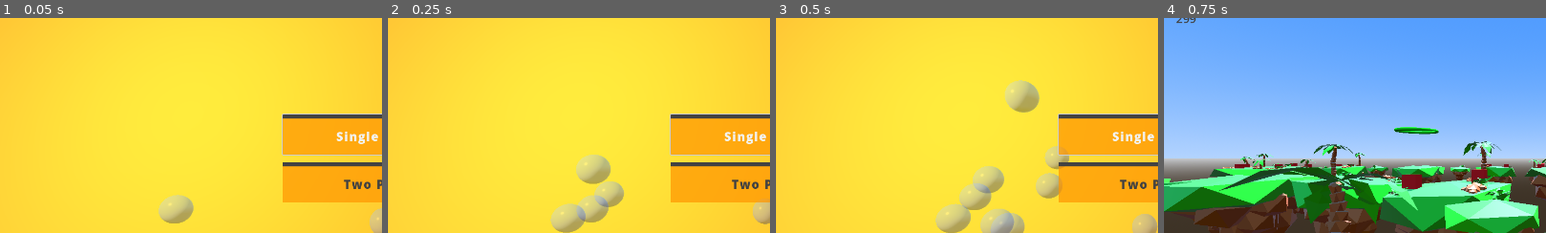
Above: before the commit, frames 1-4 (left to right).
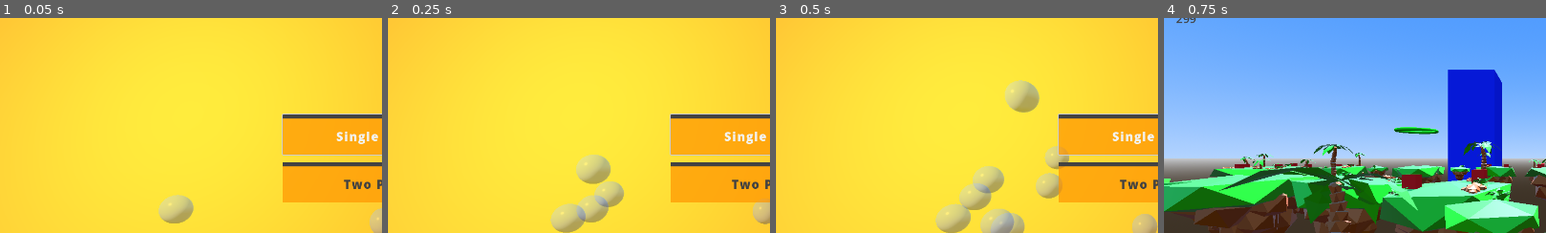
Above: after the commit, the same moments.

Repository: ericsnekbytes/GGJ-2025-Bubble-Forager
Game: Godot game, scene res://main/main.tscn
Same seed, same stepped clock (60 frames per second), same inputs: the game is played once before the commit and once after it.
Inputs:
- Up to frame 1 (0.05 s): no input
- Up to frame 2 (0.25 s): no input
- Up to frame 3 (0.5 s): no input
- Up to frame 4 (0.75 s): click "Single Player" at 0.5 s
The pictures show only the part of the screen within x 0-50%, y 17-67%; the shares and areas given below are measured in that part.

Frames 1-3 are identical in both runs. In frame 4, 6.3% of the frame differs, in the area x 74-89%, y 24-76%.

Commit message:
Add wayfinding monuments

Diff:
--- a/levels/bubble_hunt.tscn
+++ b/levels/bubble_hunt.tscn
@@ -20,6 +20,25 @@
 [sub_resource type="BoxShape3D" id="BoxShape3D_73wxo"]
 size = Vector3(1000, 10, 1000)
 
+[sub_resource type="StandardMaterial3D" id="StandardMaterial3D_07yjx"]
+albedo_color = Color(1, 0, 0, 1)
+
+[sub_resource type="BoxMesh" id="BoxMesh_trfe6"]
+size = Vector3(20, 80, 20)
+
+[sub_resource type="StandardMaterial3D" id="StandardMaterial3D_ujao4"]
+albedo_color = Color(0, 0.15625, 1, 1)
+
+[sub_resource type="StandardMaterial3D" id="StandardMaterial3D_7t078"]
+albedo_color = Color(0.640625, 0, 1, 1)
+
+[sub_resource type="SphereMesh" id="SphereMesh_xg6u3"]
+radius = 15.0
+height = 30.0
+
+[sub_resource type="StandardMaterial3D" id="StandardMaterial3D_brk75"]
+albedo_color = Color(1, 0.421875, 0, 1)
+
 [sub_resource type="ProceduralSkyMaterial" id="ProceduralSkyMaterial_3koro"]
 sky_top_color = Color(0.225905, 0.458421, 1, 1)
 sky_horizon_color = Color(0.565141, 0.709734, 1, 1)
@@ -2050,15 +2069,6 @@
 
 [node name="EntPyramid" parent="Level/Items/ScorableItem13" instance=ExtResource("5_lxvoh")]
 
-[node name="Bubbles" type="Node3D" parent="Level"]
-transform = Transform3D(1, 0, 0, 0, 1, 0, 0, 0, 1, -15, 0, 0)
-
-[node name="BubbleBullet" parent="Level/Bubbles" instance=ExtResource("2_8ln2t")]
-transform = Transform3D(-4.37114e-08, 0, 1, 0, 1, 0, -1, 0, -4.37114e-08, 2, 2.5, -6.5)
-
-[node name="BubbleBullet2" parent="Level/Bubbles" instance=ExtResource("2_8ln2t")]
-transform = Transform3D(-4.37114e-08, 0, 1, 0, 1, 0, -1, 0, -4.37114e-08, -2.24519e-07, 2.5, -6.5)
-
 [node name="FallTrigger" type="Area3D" parent="Level"]
 transform = Transform3D(1, 0, 0, 0, 1, 0, 0, 0, 1, 0, -40, 0)
 collision_mask = 3
@@ -2067,6 +2077,68 @@
 [node name="CollisionShape3D" type="CollisionShape3D" parent="Level/FallTrigger"]
 shape = SubResource("BoxShape3D_73wxo")
 metadata/_edit_lock_ = true
+
+[node name="MeshInstance3D" type="MeshInstance3D" parent="Level"]
+transform = Transform3D(1, 0, 0, 0, 1, 0, 0, 0, 1, 0, 0, 130)
+material_override = SubResource("StandardMaterial3D_07yjx")
+mesh = SubResource("BoxMesh_trfe6")
+
+[node name="MeshInstance3D2" type="MeshInstance3D" parent="Level"]
+transform = Transform3D(1, 0, 0, 0, 1, 0, 0, 0, 1, 0, 0, -130)
+material_override = SubResource("StandardMaterial3D_ujao4")
+mesh = SubResource("BoxMesh_trfe6")
+
+[node name="MeshInstance3D3" type="MeshInstance3D" parent="Level"]
+transform = Transform3D(1, 0, 0, 0, 1, 0, 0, 0, 1, 85, 33, 0)
+material_override = SubResource("StandardMaterial3D_7t078")
+mesh = SubResource("SphereMesh_xg6u3")
+
+[node name="MeshInstance3D4" type="MeshInstance3D" parent="Level"]
+transform = Transform3D(1, 0, 0, 0, 1, 0, 0, 0, 1, -85, 33, 0)
+material_override = SubResource("StandardMaterial3D_brk75")
+mesh = SubResource("SphereMesh_xg6u3")
+
+[node name="Bubbles" type="Node3D" parent="."]
+transform = Transform3D(1, 0, 0, 0, 1, 0, 0, 0, 1, -15, 0, 0)
+
+[node name="BubbleBullet" parent="Bubbles" instance=ExtResource("2_8ln2t")]
+transform = Transform3D(-4.37114e-08, 0, 1, 0, 1, 0, -1, 0, -4.37114e-08, 0, 2.5, -16.5)
+
+[node name="BubbleBullet4" parent="Bubbles" instance=ExtResource("2_8ln2t")]
+transform = Transform3D(-4.37114e-08, 0, 1, 0, 1, 0, -1, 0, -4.37114e-08, 4, 4.95234, -13.5)
+
+[node name="BubbleBullet7" parent="Bubbles" instance=ExtResource("2_8ln2t")]
+transform = Transform3D(-4.37114e-08, 0, 1, 0, 1, 0, -1, 0, -4.37114e-08, 4, 4.95234, -7.5)
+
+[node name="BubbleBullet6" parent="Bubbles" instance=ExtResource("2_8ln2t")]
+transform = Transform3D(-4.37114e-08, 0, 1, 0, 1, 0, -1, 0, -4.37114e-08, 9, 4.95234, -13.5)
+
+[node name="BubbleBullet5" parent="Bubbles" instance=ExtResource("2_8ln2t")]
+transform = Transform3D(-4.37114e-08, 0, 1, 0, 1, 0, -1, 0, -4.37114e-08, 6.5, 8.14577, -10)
+
+[node name="BubbleBullet2" parent="Bubbles" instance=ExtResource("2_8ln2t")]
+transform = Transform3D(-4.37114e-08, 0, 1, 0, 1, 0, -1, 0, -4.37114e-08, 4.5, 2.5, -17.5)
+
+[node name="BubbleBullet3" parent="Bubbles" instance=ExtResource("2_8ln2t")]
+transform = Transform3D(-4.37114e-08, 0, 1, 0, 1, 0, -1, 0, -4.37114e-08, 1, 2.5, -11.5)
+
+[node name="BubbleBullet8" parent="Bubbles" instance=ExtResource("2_8ln2t")]
+transform = Transform3D(1.31134e-07, 0, -1, 0, 1, 0, 1, 0, 1.31134e-07, 31.8333, 2.5, 17)
+
+[node name="BubbleBullet9" parent="Bubbles" instance=ExtResource("2_8ln2t")]
+transform = Transform3D(1.31134e-07, 0, -1, 0, 1, 0, 1, 0, 1.31134e-07, 27.8333, 4.95234, 14)
+
+[node name="BubbleBullet10" parent="Bubbles" instance=ExtResource("2_8ln2t")]
+transform = Transform3D(1.31134e-07, 0, -1, 0, 1, 0, 1, 0, 1.31134e-07, 22.8333, 4.95234, 14)
+
+[node name="BubbleBullet11" parent="Bubbles" instance=ExtResource("2_8ln2t")]
+transform = Transform3D(1.31134e-07, 0, -1, 0, 1, 0, 1, 0, 1.31134e-07, 25.3333, 8.14577, 10.5)
+
+[node name="BubbleBullet12" parent="Bubbles" instance=ExtResource("2_8ln2t")]
+transform = Transform3D(1.31134e-07, 0, -1, 0, 1, 0, 1, 0, 1.31134e-07, 27.3333, 2.5, 18)
+
+[node name="BubbleBullet13" parent="Bubbles" instance=ExtResource("2_8ln2t")]
+transform = Transform3D(1.31134e-07, 0, -1, 0, 1, 0, 1, 0, 1.31134e-07, 30.8333, 2.5, 12)
 
 [node name="Env" type="Node3D" parent="."]
 
Not shown: 1 places in levels/bubble_hunt.tscn that only renumber resources
